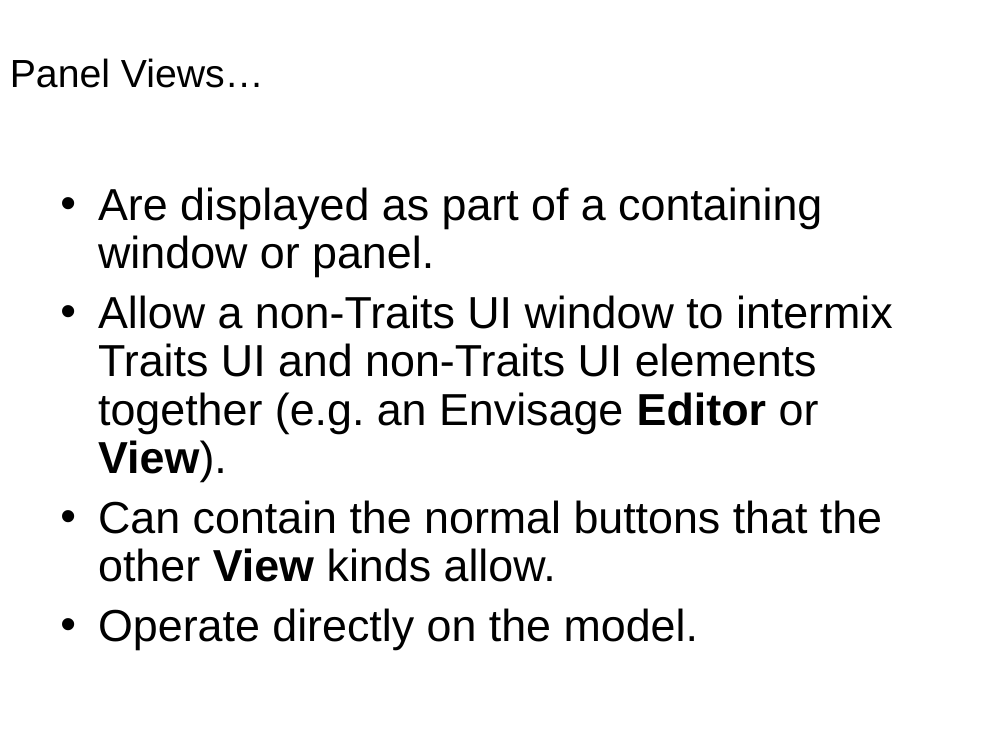
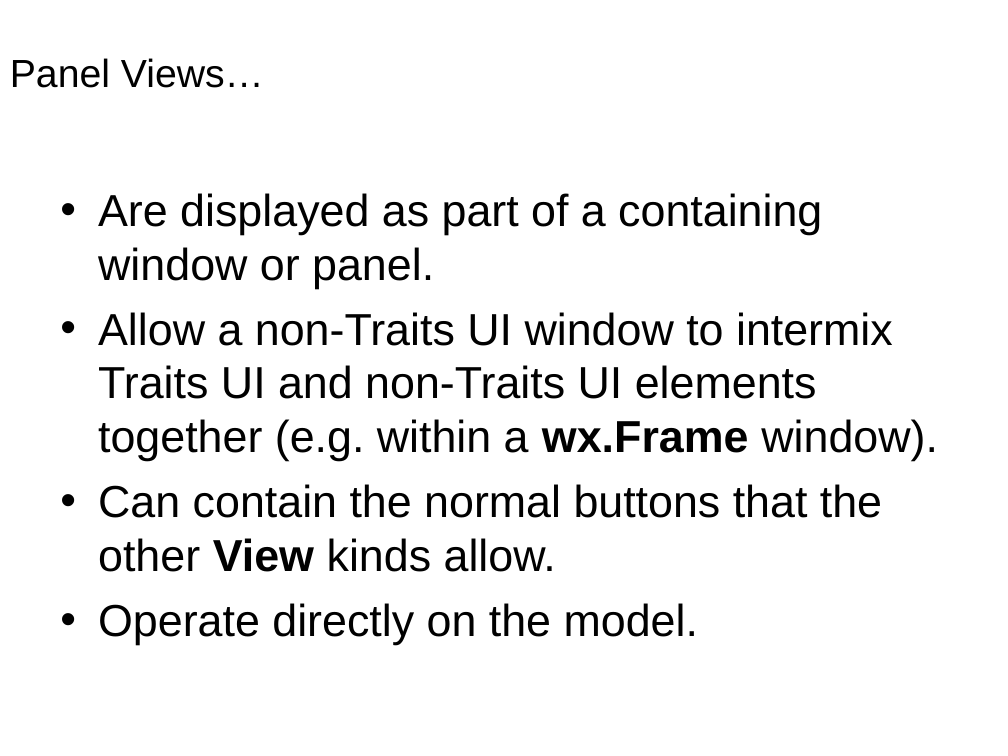
Before and after one commit to enthought/traits, a slide deck: slide 16 of enthought/traits/doc/traits_ui.ppt. Drawn at 1008x756 pixels with LibreOffice and Linux fonts; fonts in the diff are those of the drawing; background and template pictures are left out. Boxes give left, top, right and bottom in pixels: in the first picture for what was removed or moved away, otherwise in the second. Text is boxed around its words. In the diff, an @@ line names an element or a change of style, - is before the commit and + after.

Commit message:
Updated the Traits UI powerpoint presentation.

```diff
--- a/enthought/traits/doc/traits_ui.ppt
+++ b/enthought/traits/doc/traits_ui.ppt
@@ text at box(98, 193, 882, 645): line spacing 0.9 to 1 @@
@@ text at box(98, 312, 938, 461): text changed @@
-• Allow a non-Traits UI window to intermix Traits UI and non-Traits UI elements together (e.g. an Envisage Editor or View).
+• Allow a non-Traits UI window to intermix Traits UI and non-Traits UI elements together (e.g. within a wx.Frame window).
```
Also in this commit, not shown: 19 other slides changed, 1 slide added.
